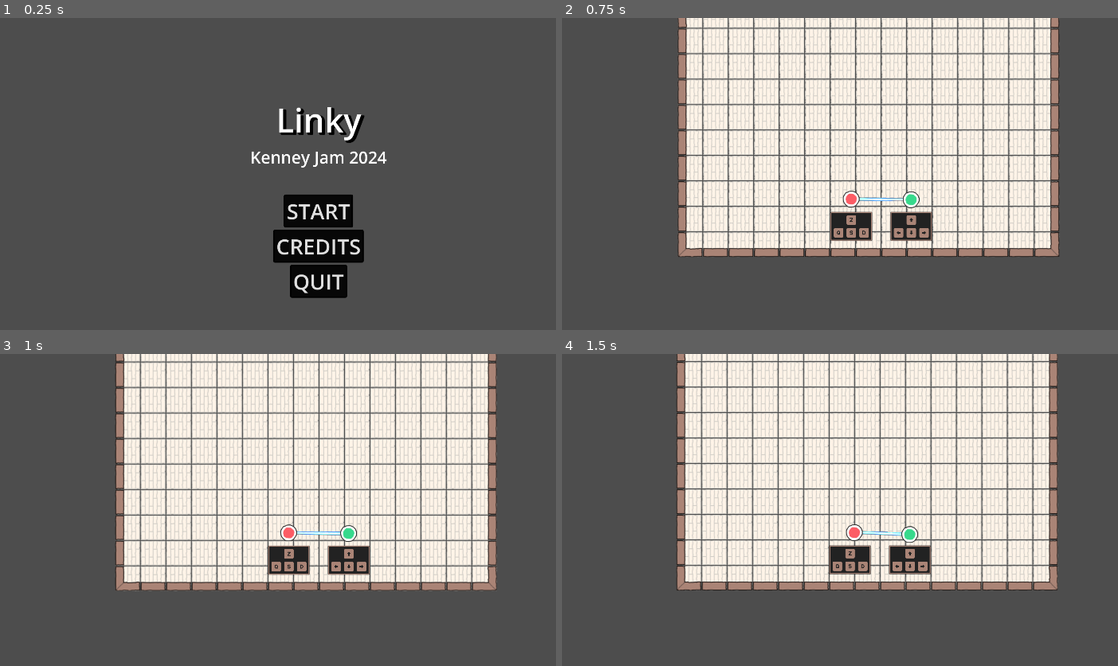
Above: before the commit, frames 1-4 (two rows, left to right).
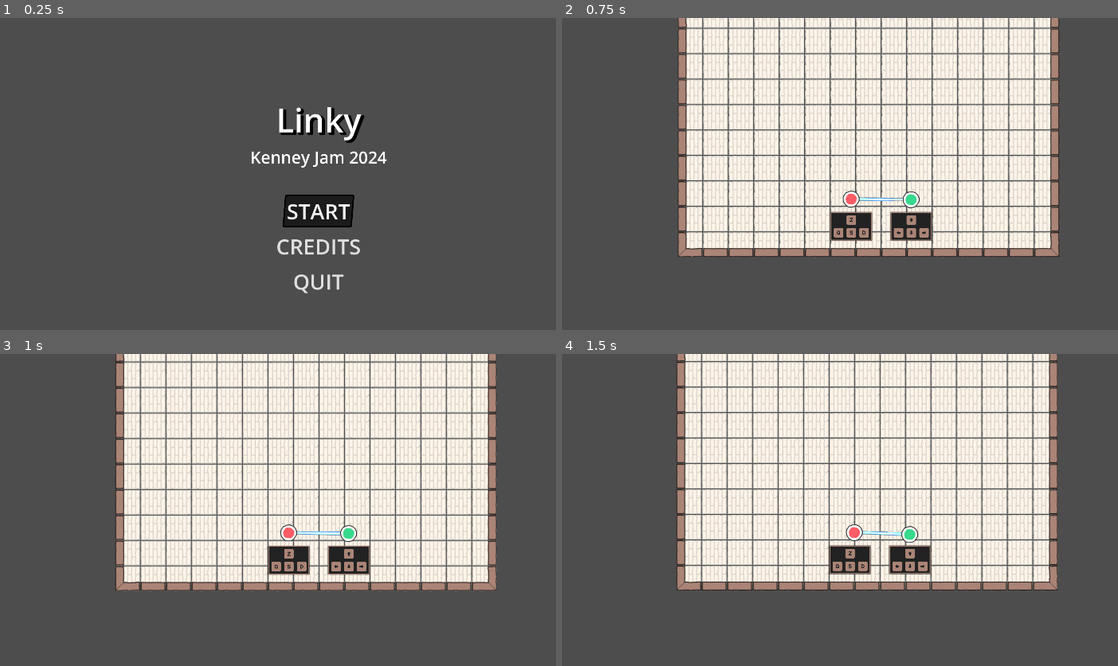
Above: after the commit, the same moments.

Repository: GnuCodingStudio/KenneyJam-2024
Game: Godot game, scene res://scenes/menus/MainMenu.tscn
Same seed, same stepped clock (60 frames per second), same inputs: the game is played once before the commit and once after it.
Inputs:
- Up to frame 1 (0.25 s): no input
- Up to frame 2 (0.75 s): click "START" at 0.5 s
- Up to frame 3 (1 s): no input
- Up to frame 4 (1.5 s): tap Enter at 1.25 s; hold D (p1_move_right) from 1.28 s (still down); tap Down (p2_move_down) at 1.35 s

The runs differ from the first frame. In frame 1, 2.5% of the frame differs, in the area x 49-66%, y 56-90%; in frame 2, nothing differs; in frame 3, nothing differs; in frame 4, nothing differs.

Commit message:
feat(menu): make main menu navigable with keyboard

Diff:
--- a/project.godot
+++ b/project.godot
@@ -32,6 +32,22 @@
 
 [input]
 
+ui_up={
+"deadzone": 0.5,
+"events": [Object(InputEventKey,"resource_local_to_scene":false,"resource_name":"","device":0,"window_id":0,"alt_pressed":false,"shift_pressed":false,"ctrl_pressed":false,"meta_pressed":false,"pressed":false,"keycode":4194320,"physical_keycode":0,"key_label":0,"unicode":0,"location":0,"echo":false,"script":null)
+, Object(InputEventJoypadButton,"resource_local_to_scene":false,"resource_name":"","device":0,"button_index":11,"pressure":0.0,"pressed":false,"script":null)
+, Object(InputEventJoypadMotion,"resource_local_to_scene":false,"resource_name":"","device":0,"axis":1,"axis_value":-1.0,"script":null)
+, Object(InputEventKey,"resource_local_to_scene":false,"resource_name":"","device":-1,"window_id":0,"alt_pressed":false,"shift_pressed":false,"ctrl_pressed":false,"meta_pressed":false,"pressed":false,"keycode":0,"physical_keycode":87,"key_label":0,"unicode":122,"location":0,"echo":false,"script":null)
+]
+}
+ui_down={
+"deadzone": 0.5,
+"events": [Object(InputEventKey,"resource_local_to_scene":false,"resource_name":"","device":0,"window_id":0,"alt_pressed":false,"shift_pressed":false,"ctrl_pressed":false,"meta_pressed":false,"pressed":false,"keycode":4194322,"physical_keycode":0,"key_label":0,"unicode":0,"location":0,"echo":false,"script":null)
+, Object(InputEventJoypadButton,"resource_local_to_scene":false,"resource_name":"","device":0,"button_index":12,"pressure":0.0,"pressed":false,"script":null)
+, Object(InputEventJoypadMotion,"resource_local_to_scene":false,"resource_name":"","device":0,"axis":1,"axis_value":1.0,"script":null)
+, Object(InputEventKey,"resource_local_to_scene":false,"resource_name":"","device":-1,"window_id":0,"alt_pressed":false,"shift_pressed":false,"ctrl_pressed":false,"meta_pressed":false,"pressed":false,"keycode":0,"physical_keycode":83,"key_label":0,"unicode":115,"location":0,"echo":false,"script":null)
+]
+}
 p1_move_left={
 "deadzone": 0.5,
 "events": [Object(InputEventKey,"resource_local_to_scene":false,"resource_name":"","device":-1,"window_id":0,"alt_press …(192 unchanged characters)…
--- a/resources/theme/MenuTheme.tres
+++ b/resources/theme/MenuTheme.tres
@@ -13,7 +13,7 @@
 
 [sub_resource type="StyleBoxFlat" id="StyleBoxFlat_x0ubr"]
 bg_color = Color(0, 0, 0, 0.643137)
-skew = Vector2(0.07, 0)
+skew = Vector2(0.08, 0)
 border_width_left = 4
 border_width_top = 4
 border_width_right = 4
@@ -30,7 +30,7 @@
 
 [sub_resource type="StyleBoxFlat" id="StyleBoxFlat_efog0"]
 bg_color = Color(0, 0, 0, 0.643137)
-skew = Vector2(0.07, 0)
+skew = Vector2(0.08, 0)
 border_width_left = 4
 border_width_top = 4
 border_width_right = 4
@@ -46,12 +46,12 @@
 expand_margin_bottom = 2.0
 
 [sub_resource type="StyleBoxFlat" id="StyleBoxFlat_inqva"]
-bg_color = Color(0, 0, 0, 0.905882)
+bg_color = Color(0, 0, 0, 0)
 border_width_left = 4
 border_width_top = 4
 border_width_right = 4
 border_width_bottom = 4
-border_color = Color(0, 0, 0, 1)
+border_color = Color(0, 0, 0, 0)
 corner_radius_top_left = 5
 corner_radius_top_right = 5
 corner_radius_bottom_right = 5
@@ -63,7 +63,7 @@
 
 [sub_resource type="StyleBoxFlat" id="StyleBoxFlat_bn2ea"]
 bg_color = Color(0, 0, 0, 0.490196)
-skew = Vector2(0.07, 0)
+skew = Vector2(0.08, 0)
 border_width_left = 4
 border_width_top = 4
 border_width_right = 4
--- a/scenes/menus/MainMenu.gd
+++ b/scenes/menus/MainMenu.gd
@@ -1,4 +1,11 @@
 extends Control
+
+
+@onready var start_button: Button = %StartButton
+
+
+func _ready():
+	start_button.grab_focus()
 
 
 func _on_start_button_pressed():
--- a/scenes/menus/MainMenu.tscn
+++ b/scenes/menus/MainMenu.tscn
@@ -60,6 +60,10 @@
 layout_mode = 2
 size_flags_horizontal = 4
 size_flags_vertical = 4
+focus_neighbor_left = NodePath("../QuitButton")
+focus_neighbor_right = NodePath("../CreditsButton")
+focus_next = NodePath("../CreditsButton")
+focus_previous = NodePath("../QuitButton")
 text = "MAIN_START_BUTTON"
 
 [node name="CreditsButton" type="Button" parent="GlobalMargin/Center/VBox"]
@@ -67,6 +71,10 @@
 layout_mode = 2
 size_flags_horizontal = 4
 size_flags_vertical = 4
+focus_neighbor_left = NodePath("../StartButton")
+focus_neighbor_right = NodePath("../QuitButton")
+focus_next = NodePath("../QuitButton")
+focus_previous = NodePath("../StartButton")
 text = "MAIN_CREDITS_BUTTON"
 
 [node name="QuitButton" type="Button" parent="GlobalMargin/Center/VBox"]
@@ -74,6 +82,10 @@
 layout_mode = 2
 size_flags_horizontal = 4
 size_flags_vertical = 4
+focus_neighbor_left = NodePath("../CreditsButton")
+focus_neighbor_right = NodePath("../StartButton")
+focus_next = NodePath("../StartButton")
+focus_previous = NodePath("../CreditsButton")
 text = "MAIN_QUIT_BUTTON"
 
 [connection signal="pressed" from="GlobalMargin/Center/VBox/StartButton" to="." method="_on_start_button_pressed"]
